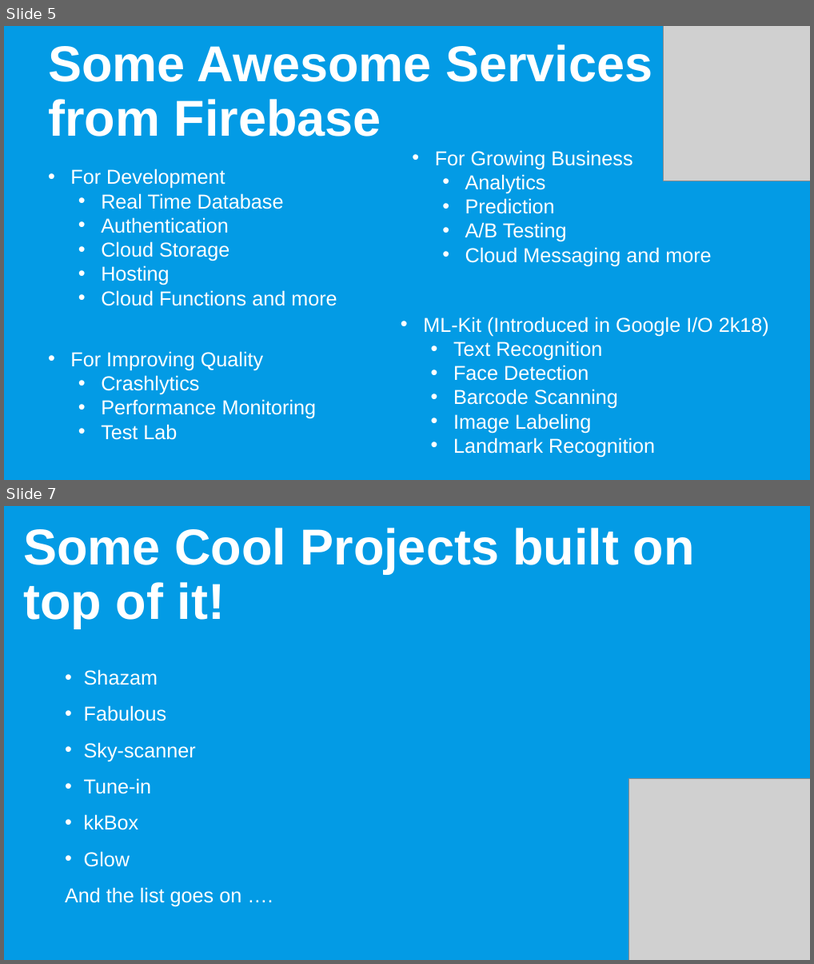
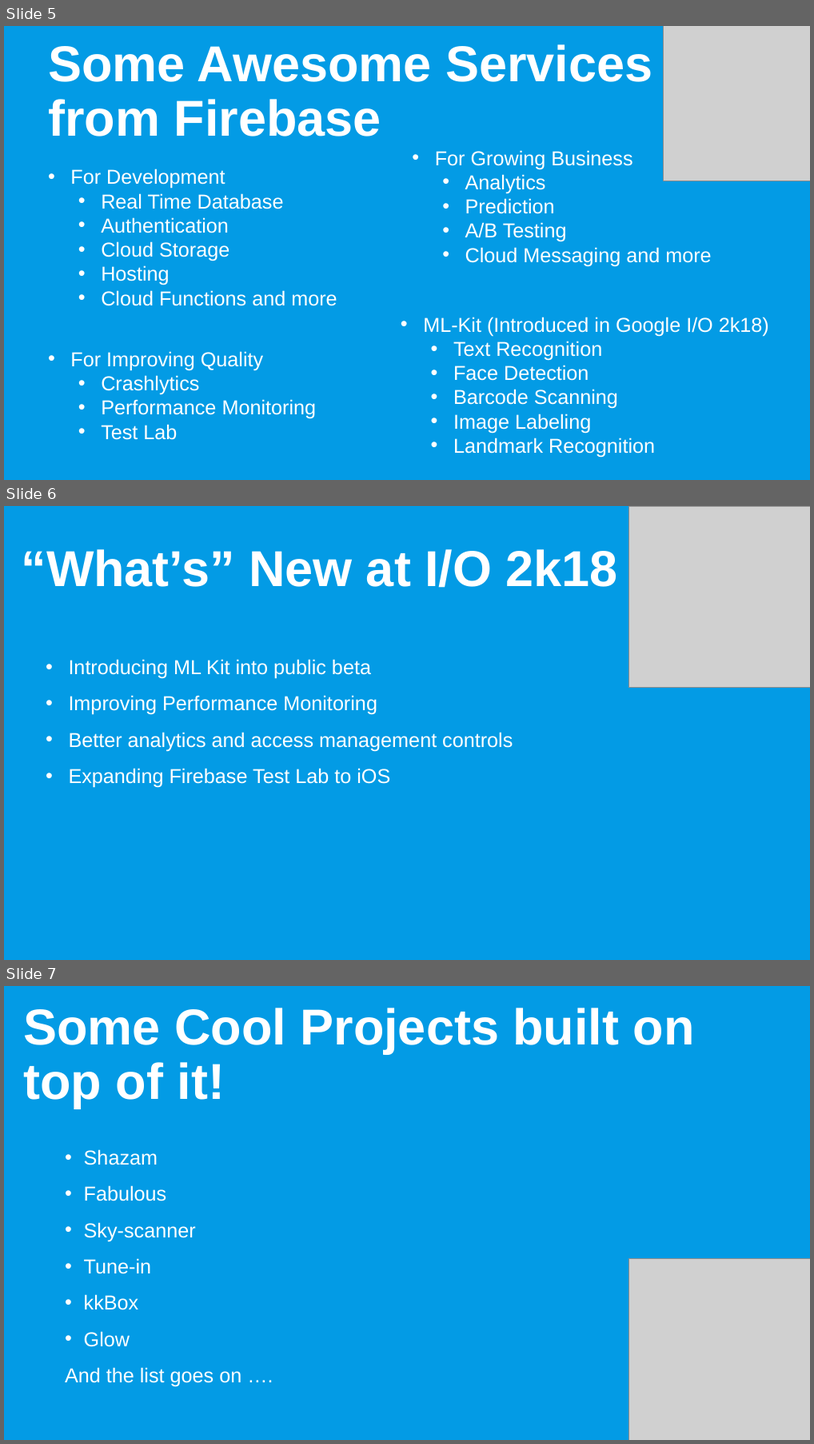
Before and after one commit to Vasu7052/GDG-Firebase-Talk, a slide deck: FirebaseTalk.pptx. Shown one above the other, each under a label of ours: slides 5 and 7 before the commit, slides 5, 6 and 7 after it; the slides between them are not shown. The pictures are 814x964 and 814x1444 pixels, drawn with LibreOffice and Linux fonts; fonts in the diff are those of the drawing; grey boxes stand for pictures. Boxes give left, top, right and bottom in pixels: in the first picture for what was removed or moved away, otherwise in the second. Text is boxed around its words. In the diff, an @@ line names an element or a change of style, - is before the commit and + after.

```diff
--- a/FirebaseTalk.pptx
+++ b/FirebaseTalk.pptx
@@ slide 6 added at (4,506,810,960), background #039BE5 @@
@@ picture added at (629,506,810,688) @@
@@ subtitle added at (22,549,618,588), 60 pt, text #FFFFFF, bold @@
+“What’s” New at I/O 2k18
@@ text added at (69,659,513,788), 24 pt, text #FFFFFF @@
+• Introducing ML Kit into public beta
+• Improving Performance Monitoring
+• Better analytics and access management controls
+• Expanding Firebase Test Lab to iOS
```
Also in this commit, not shown: 4 slides changed, 1 slide removed, 2 other files.
